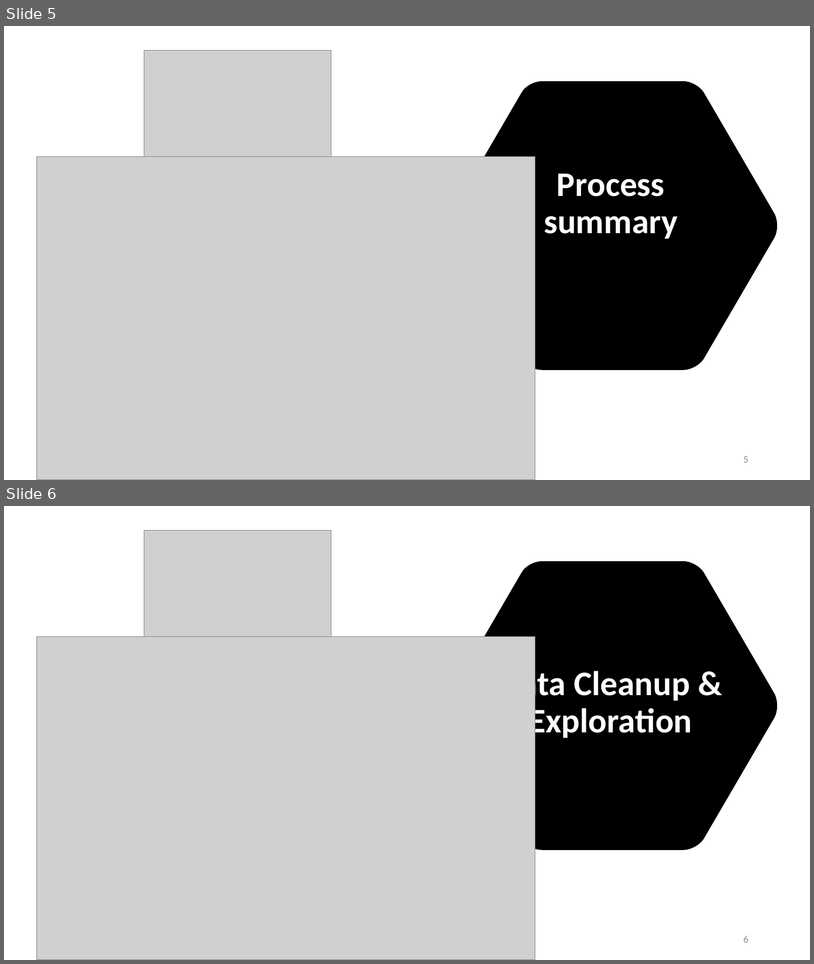
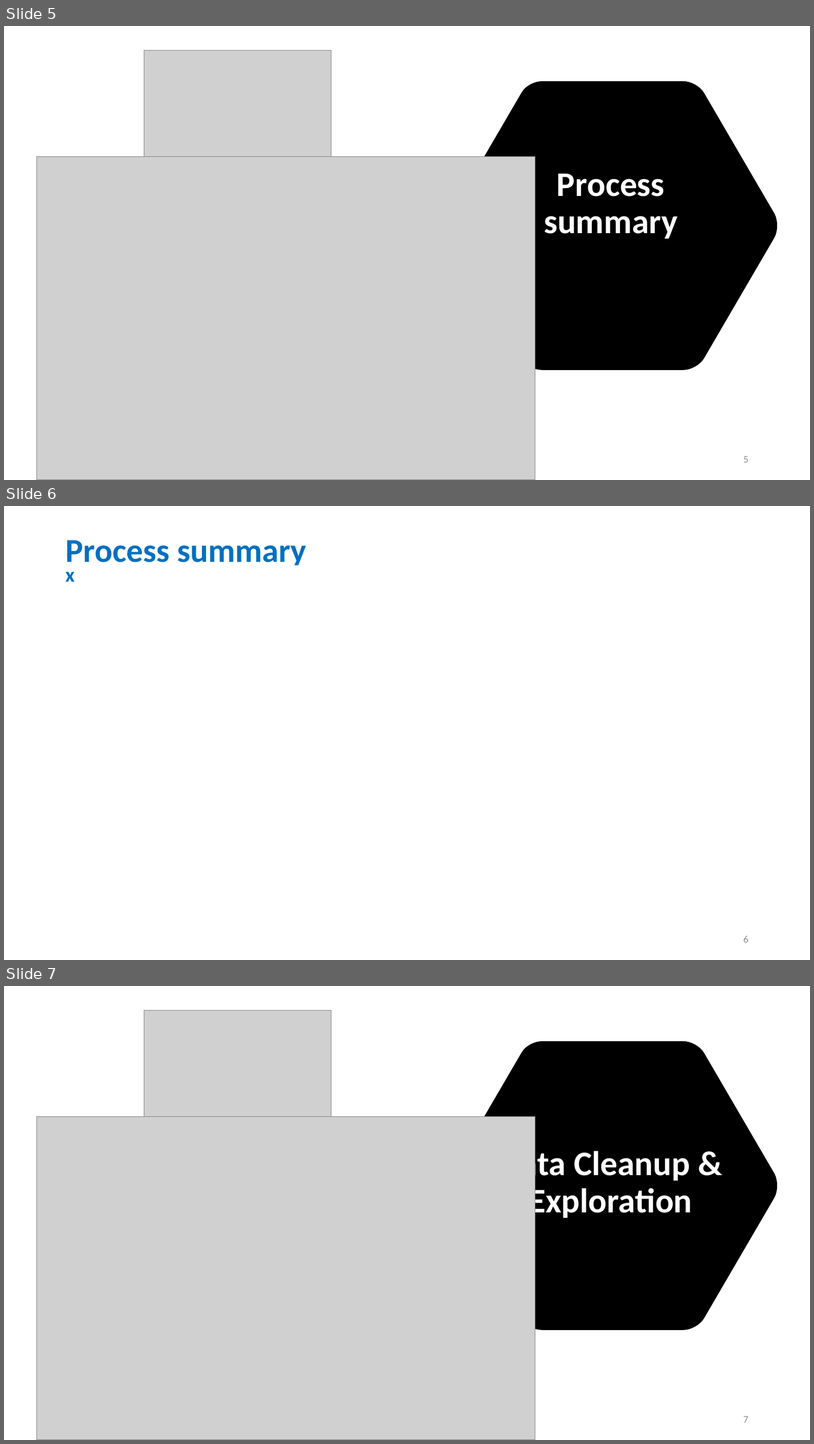
Before and after one commit to stephen823/Group_Project_1-How-Does-Social-Media-Impact-Our-Live, a slide deck: 002 - Deliverables/Social_Media_v0.01.pptx. Shown one above the other, each under a label of ours: slides 5 and 6 before the commit, slides 5, 6 and 7 after it. The pictures are 814x964 and 814x1444 pixels, drawn with LibreOffice and Linux fonts; fonts in the diff are those of the drawing; grey boxes stand for pictures. Boxes give left, top, right and bottom in pixels: in the first picture for what was removed or moved away, otherwise in the second. Text is boxed around its words. In the diff, an @@ line names an element or a change of style, - is before the commit and + after.

```diff
--- a/002 - Deliverables/Social_Media_v0.01.pptx
+++ b/002 - Deliverables/Social_Media_v0.01.pptx
@@ slide 6 added at (x1=4, y1=506, x2=810, y2=960), background #FFFFFF @@
@@ title added at (x1=65, y1=540, x2=306, y2=565), 39.6 pt, text #0070C0, bold @@
+Process summary
@@ text added at (x1=65, y1=571, x2=74, y2=582), 24 pt, text #0070C0, bold @@
+x
@@ page number added at (x1=744, y1=936, x2=749, y2=942), 12 pt, text #8C8C8C @@
+6
@@ what was slide 6 is now slide 7 @@
@@ page number at (x1=744, y1=1416, x2=749, y2=1422): text changed @@
-6
+7
```
Also in this commit, not shown: 5 slides changed, 1 other slide added, 1 other file.
